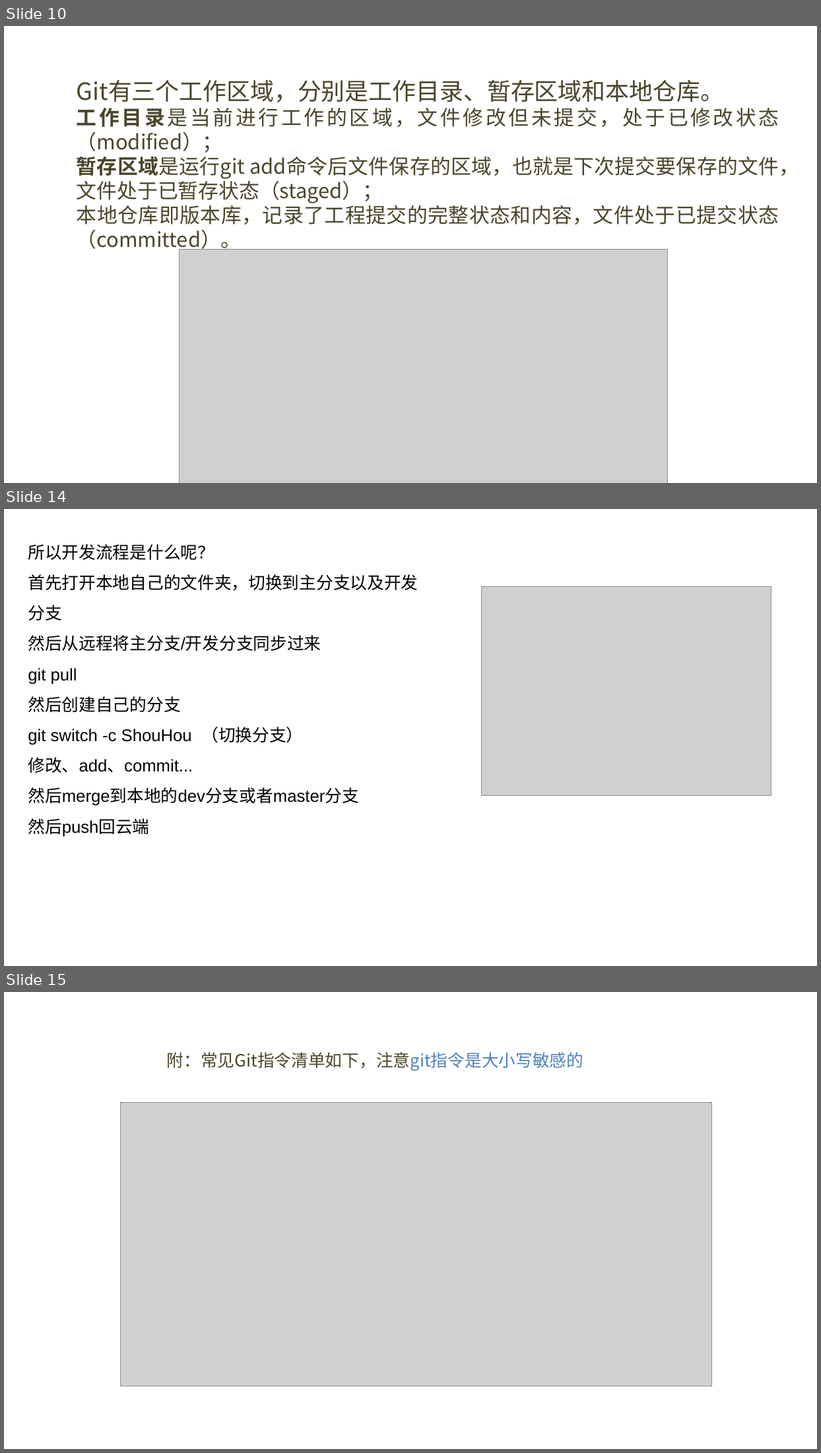
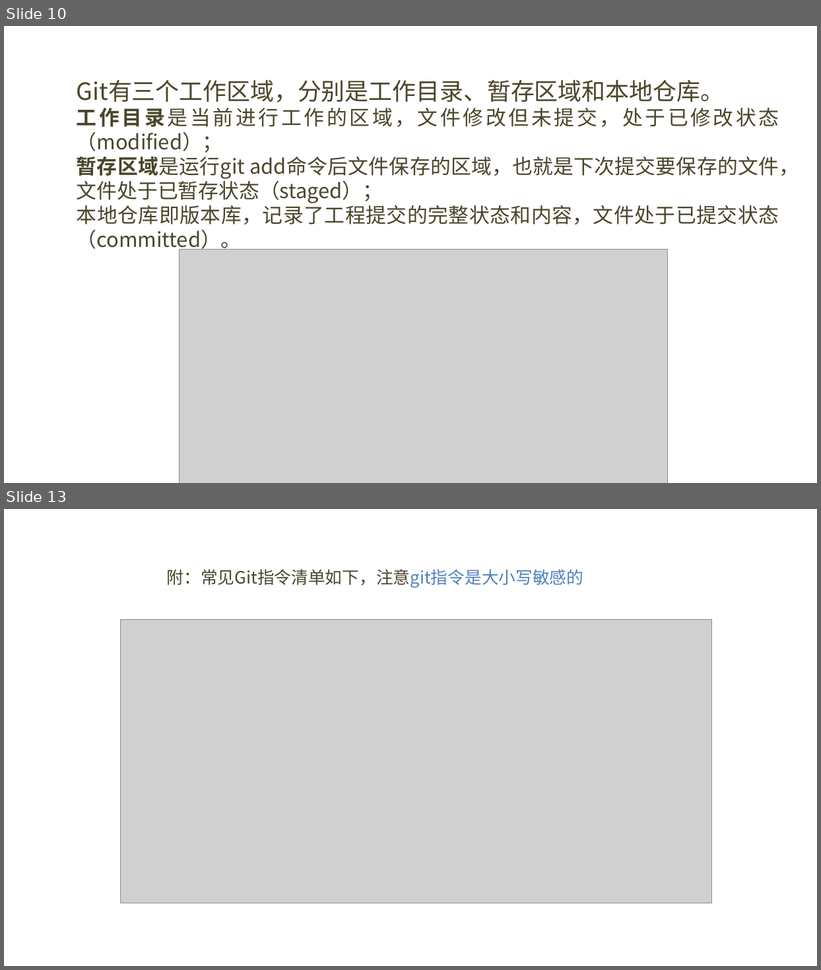
Before and after one commit to BUAAVolunteer/BUAAVolunteer-Learn, a slide deck: 教学文档/01 开发准备/01 Git操作ppt.pptx. Shown one above the other, each under a label of ours: slides 10, 14 and 15 before the commit, slides 10 and 13 after it; the slides between them are not shown. The pictures are 821x1453 and 821x970 pixels, drawn with LibreOffice and Linux fonts; fonts in the diff are those of the drawing; grey boxes stand for pictures; background and template pictures are left out. Boxes give left, top, right and bottom in pixels: in the first picture for what was removed or moved away, otherwise in the second. Text is boxed around its words. In the diff, an @@ line names an element or a change of style, - is before the commit and + after.

Commit message:
修改01教学文档材料

```diff
--- a/教学文档/01 开发准备/01 Git操作ppt.pptx
+++ b/教学文档/01 开发准备/01 Git操作ppt.pptx
@@ slide 14 removed at box(4, 509, 817, 966), background picture (left out) @@
@@ text removed at box(28, 544, 418, 837) @@
-所以开发流程是什么呢？
-首先打开本地自己的文件夹，切换到主分支以及开发分支
-然后从远程将主分支/开发分支同步过来
-git pull
-然后创建自己的分支
-git switch -c ShouHou （切换分支）
-修改、add、commit...
-然后merge到本地的dev分支或者master分支
-然后push回云端
@@ picture removed at box(482, 586, 772, 795) @@
@@ what was slide 15 is now slide 13 @@
```
Also in this commit, not shown: 2 slides changed, 2 slides added, 3 other slides removed, 7 other files.
